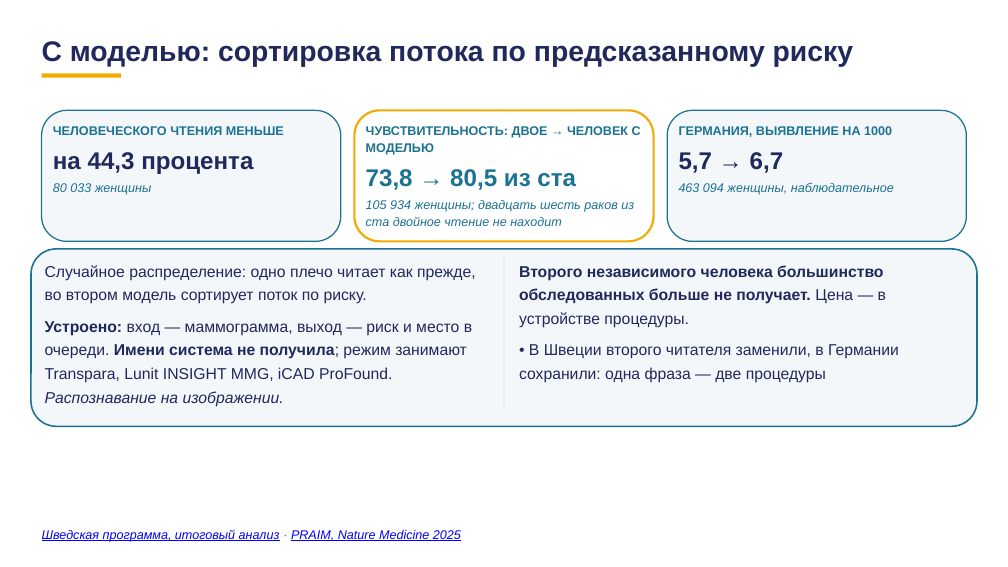
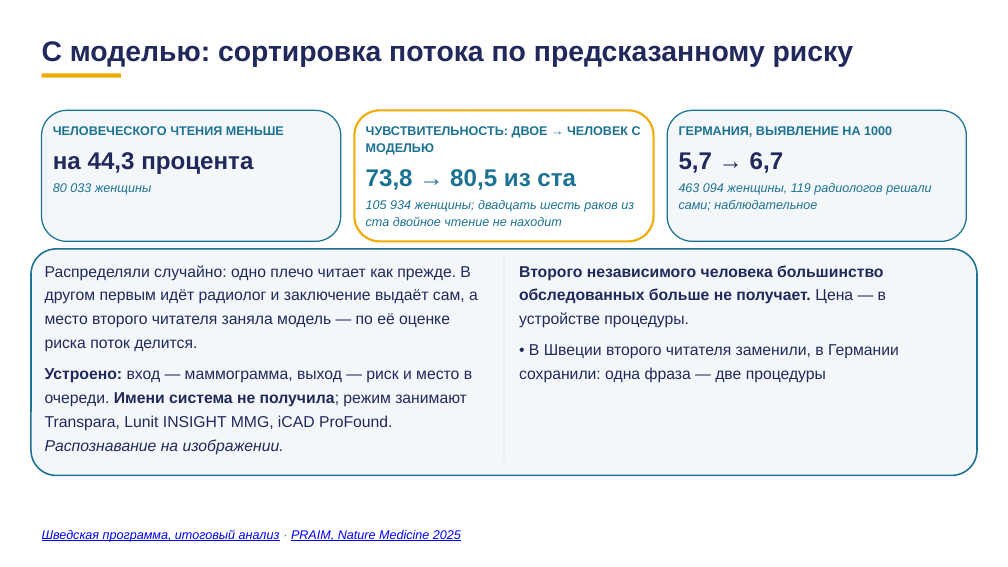
Before and after one commit to tellina-study/AI-usage-lessons, a slide deck: slide 15 of library/lectures/lec-07/rework/deck/lec-07-karkas.pptx. Drawn at 1008x567 pixels with LibreOffice and Linux fonts; fonts in the diff are those of the drawing. Boxes give left, top, right and bottom in pixels: in the first picture for what was removed or moved away, otherwise in the second. Text is boxed around its words. In the diff, an @@ line names an element or a change of style, - is before the commit and + after.

```diff
--- a/library/lectures/lec-07/rework/deck/lec-07-karkas.pptx
+++ b/library/lectures/lec-07/rework/deck/lec-07-karkas.pptx
@@ text at box(679, 183, 931, 211): text changed @@
-463 094 женщины, наблюдательное
+463 094 женщины, 119 радиологов решали сами; наблюдательное
@@ rounded rectangle: place and size @@
-rounded rectangle at box(31, 249, 977, 426)
+rounded rectangle at box(31, 249, 977, 476)
@@ rounded rectangle at box(31, 249, 977, 476): proportions changed @@
@@ text at box(45, 265, 478, 352): text changed @@
-Случайное распределение: одно плечо читает как прежде, во втором модель сортирует поток по риску.
+Распределяли случайно: одно плечо читает как прежде. В другом первым идёт радиолог и заключение выдаёт сам, а место второго читателя заняла модель — по её оценке риска поток делится.
@@ rectangle: place and size @@
-rectangle at box(504, 256, 504, 411)
+rectangle at box(504, 256, 504, 461)
```
Also in this commit, not shown: 32 other slides changed, 1 other file.
